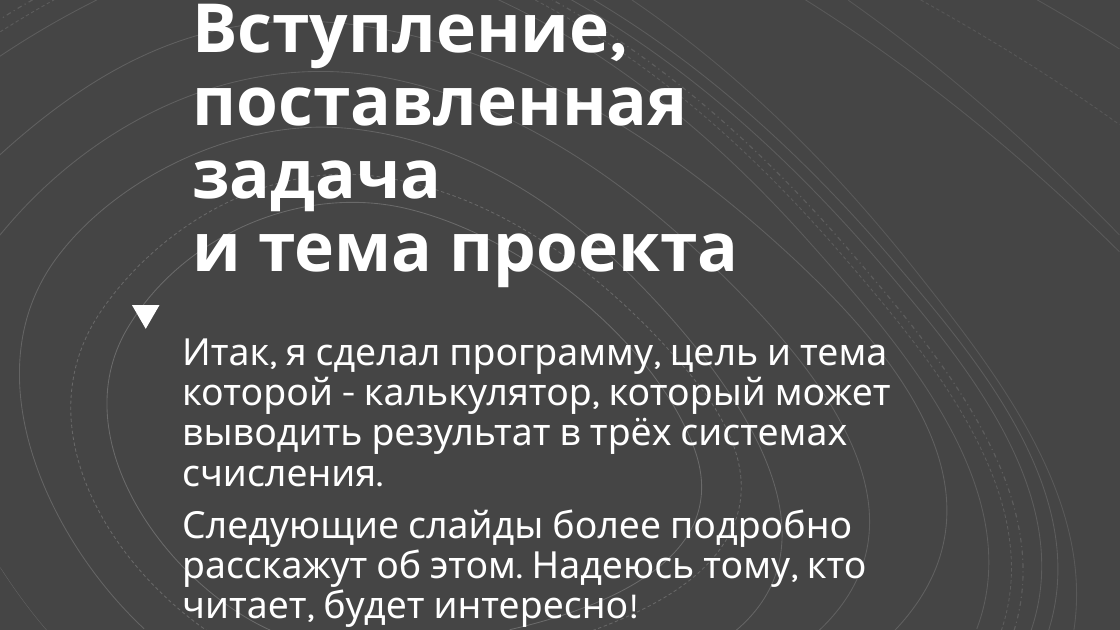
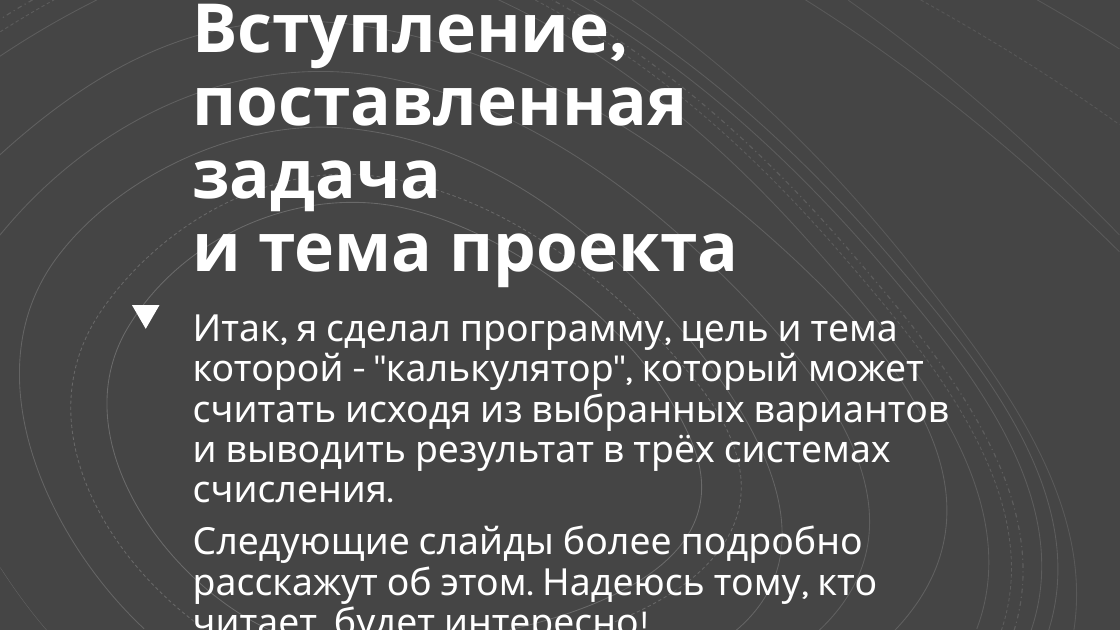
Before and after one commit to dimont212/Project, a slide deck: slide 1 of presentation.pptx. Drawn at 1120x630 pixels with LibreOffice and Linux fonts; fonts in the diff are those of the drawing. Boxes give left, top, right and bottom in pixels: in the first picture for what was removed or moved away, otherwise in the second. Text is boxed around its words. In the diff, an @@ line names an element or a change of style, - is before the commit and + after.

Commit message:
Updated the presentation to a newer one

```diff
--- a/presentation.pptx
+++ b/presentation.pptx
@@ subtitle "Итак, я сделал программу, цель ...": place and size @@
-subtitle "Итак, я сделал программу, цель ..." at (182,338,891,619)
+subtitle "Итак, я сделал программу, цель ..." at (193,314,950,604)
@@ subtitle at (193,314,950,503): text changed @@
-Итак, я сделал программу, цель и тема которой - калькулятор, который может выводить результат в трёх системах счисления.
+Итак, я сделал программу, цель и тема которой - "калькулятор", который может считать исходя из выбранных вариантов и выводить результат в трёх системах счисления.
```
